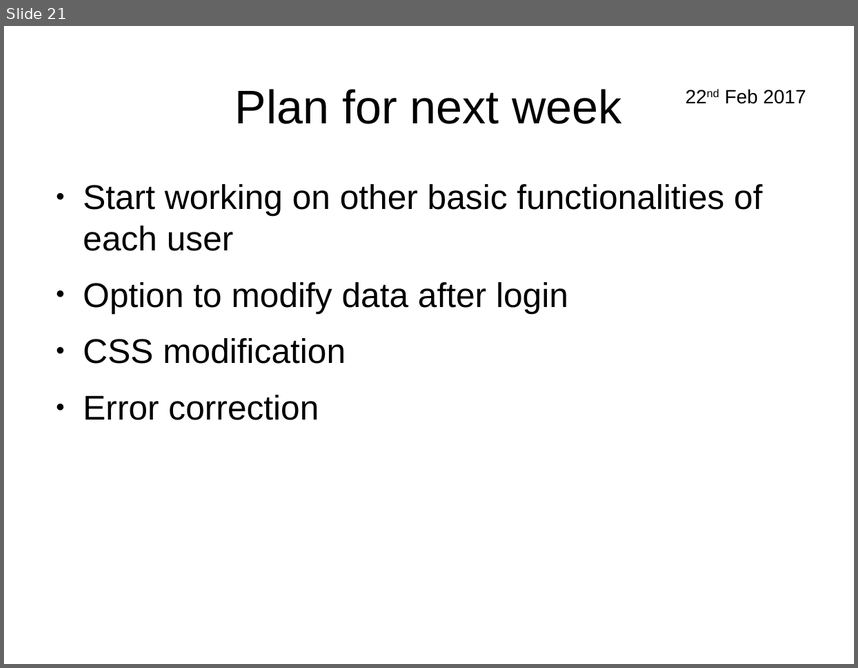
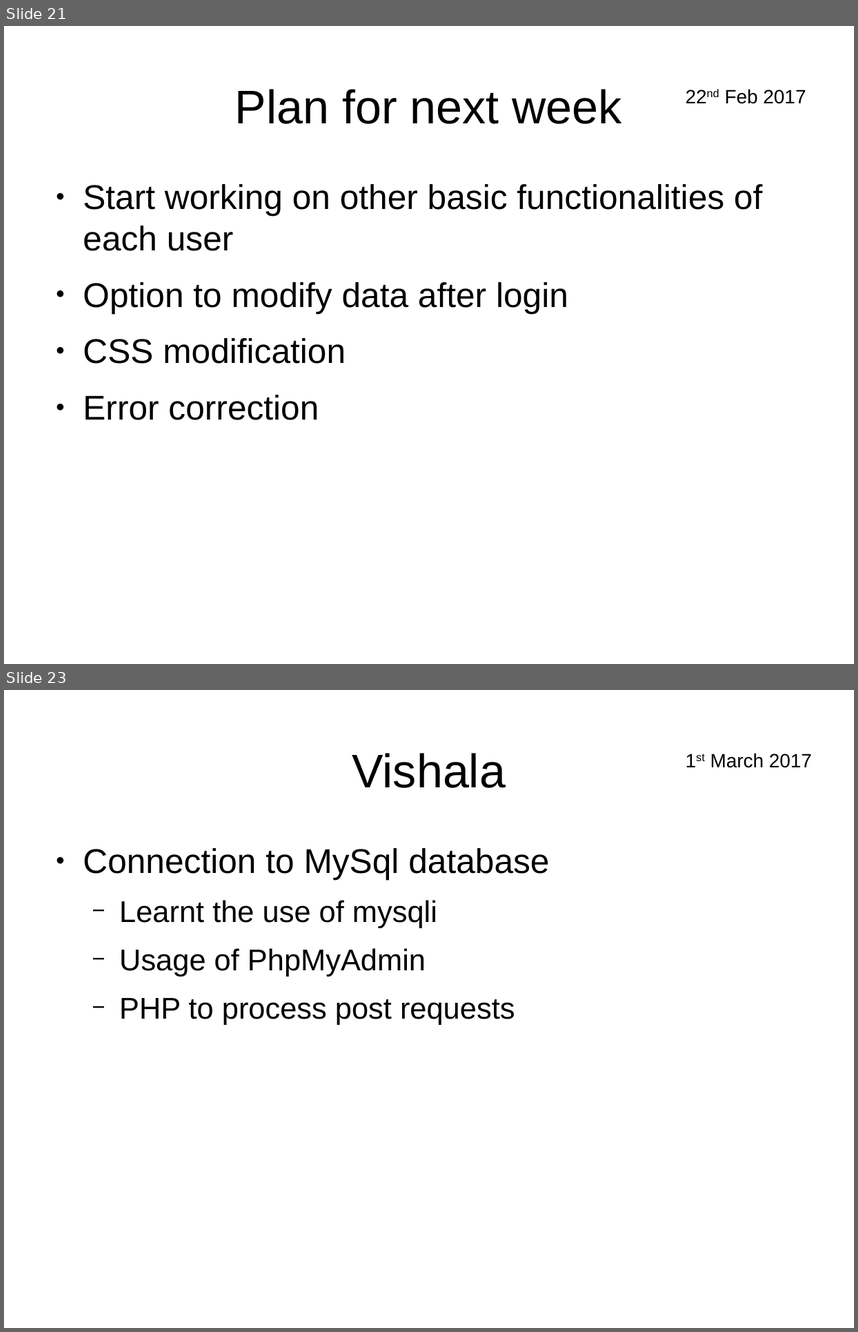
Before and after one commit to pandusonu2/WebTech, a slide deck: Presentation.odp. Shown one above the other, each under a label of ours: slide 21 before the commit, slides 21 and 23 after it; the slides between them are not shown. The pictures are 858x668 and 858x1332 pixels, drawn with LibreOffice and Linux fonts; fonts in the diff are those of the drawing. Boxes give left, top, right and bottom in pixels: in the first picture for what was removed or moved away, otherwise in the second. Text is boxed around its words. In the diff, an @@ line names an element or a change of style, - is before the commit and + after.

```diff
--- a/Presentation.odp
+++ b/Presentation.odp
@@ slide 23 added at (x1=4, y1=690, x2=854, y2=1328), background #FFFFFF @@
@@ title added at (x1=352, y1=753, x2=506, y2=788), 44 pt, text #000000 @@
+Vishala
@@ text added at (x1=711, y1=753, x2=812, y2=768), 18 pt, text #000000 @@
+1st March 2017
@@ text added at (x1=83, y1=848, x2=549, y2=1025), 28 pt, text #000000 @@
+● Connection to MySql database
+  − Learnt the use of mysqli
+  − Usage of PhpMyAdmin
+  − PHP to process post requests
```
Also in this commit, not shown: 4 other slides added, 4 other files.
